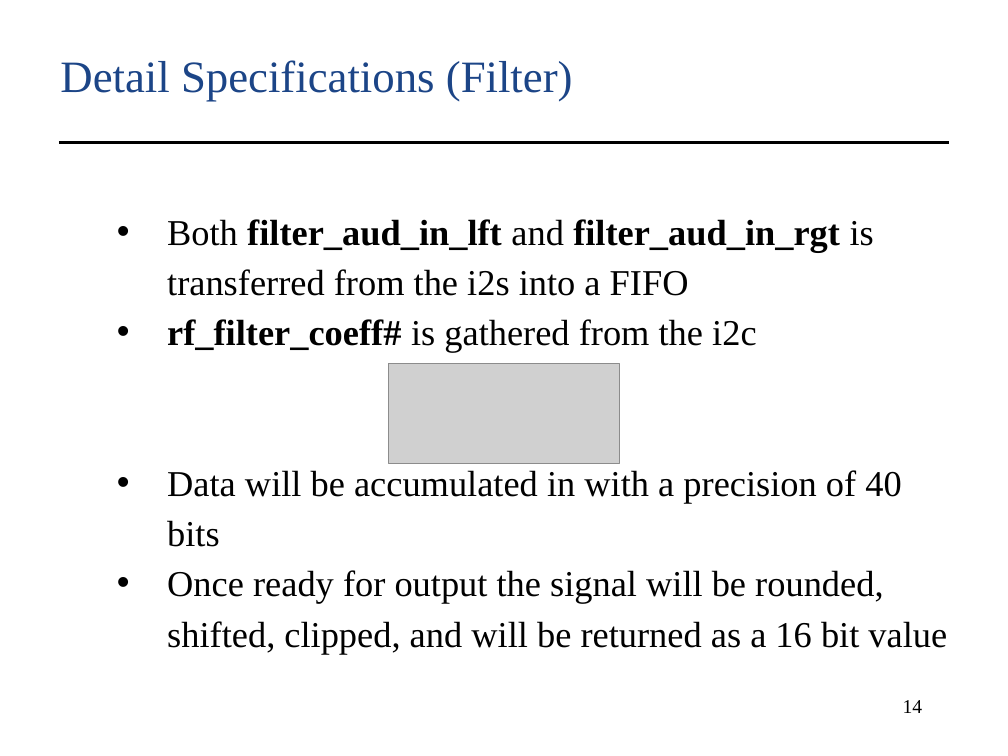
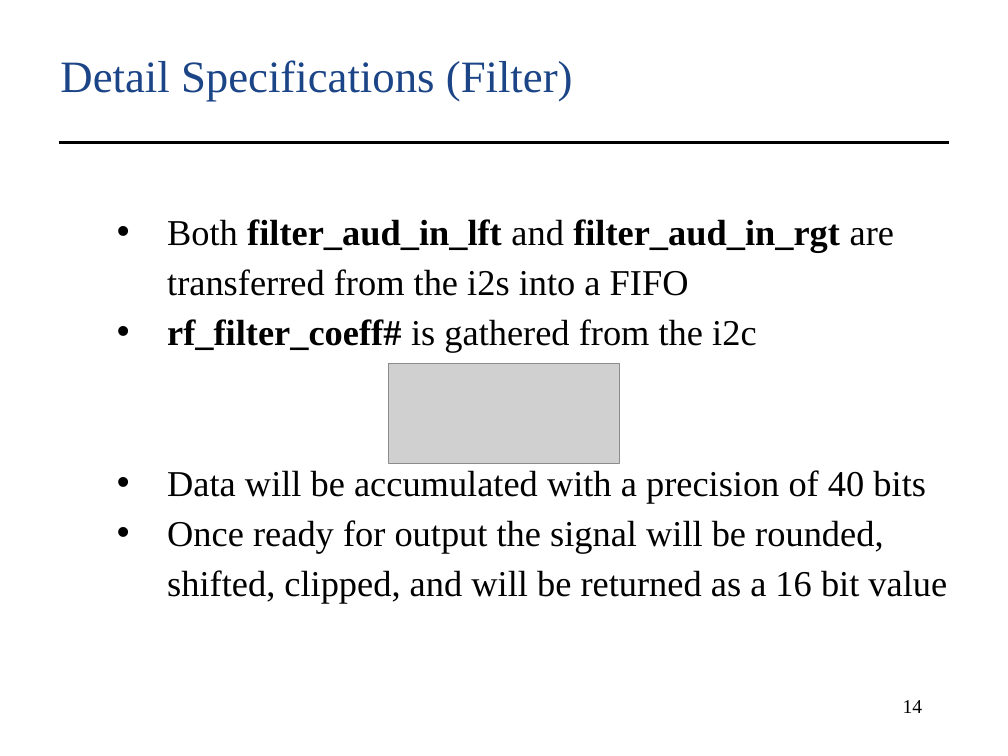
Before and after one commit to SeniorProject-2016/Chip-Design, a slide deck: slide 14 of proj_asic/docs/Senior Project PDR.pptx. Drawn at 1008x756 pixels with LibreOffice and Linux fonts; fonts in the diff are those of the drawing; grey boxes stand for pictures; background and template pictures are left out. Boxes give left, top, right and bottom in pixels: in the first picture for what was removed or moved away, otherwise in the second. Text is boxed around its words. In the diff, an @@ line names an element or a change of style, - is before the commit and + after.

```diff
--- a/proj_asic/docs/Senior Project PDR.pptx
+++ b/proj_asic/docs/Senior Project PDR.pptx
@@ text at <box>167,219,894,296</box>: text changed @@
-• Both filter_aud_in_lft and filter_aud_in_rgt is transferred from the i2s into a FIFO
+• Both filter_aud_in_lft and filter_aud_in_rgt are transferred from the i2s into a FIFO
@@ text at <box>167,470,926,503</box>: text changed @@
-• Data will be accumulated in with a precision of 40 bits
+• Data will be accumulated with a precision of 40 bits
```
Also in this commit, not shown: 1 other slide changed, 2 other files.
